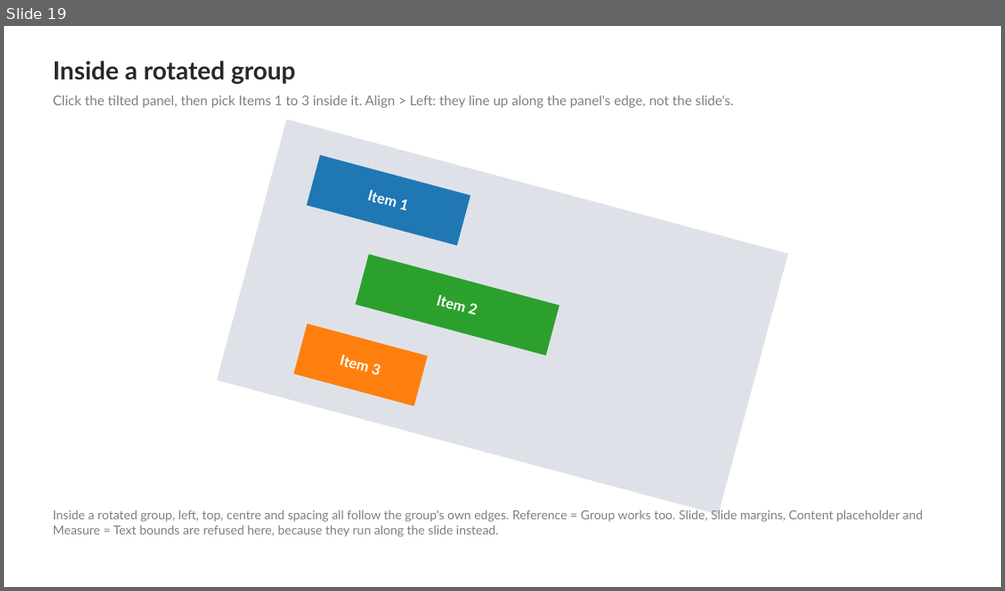
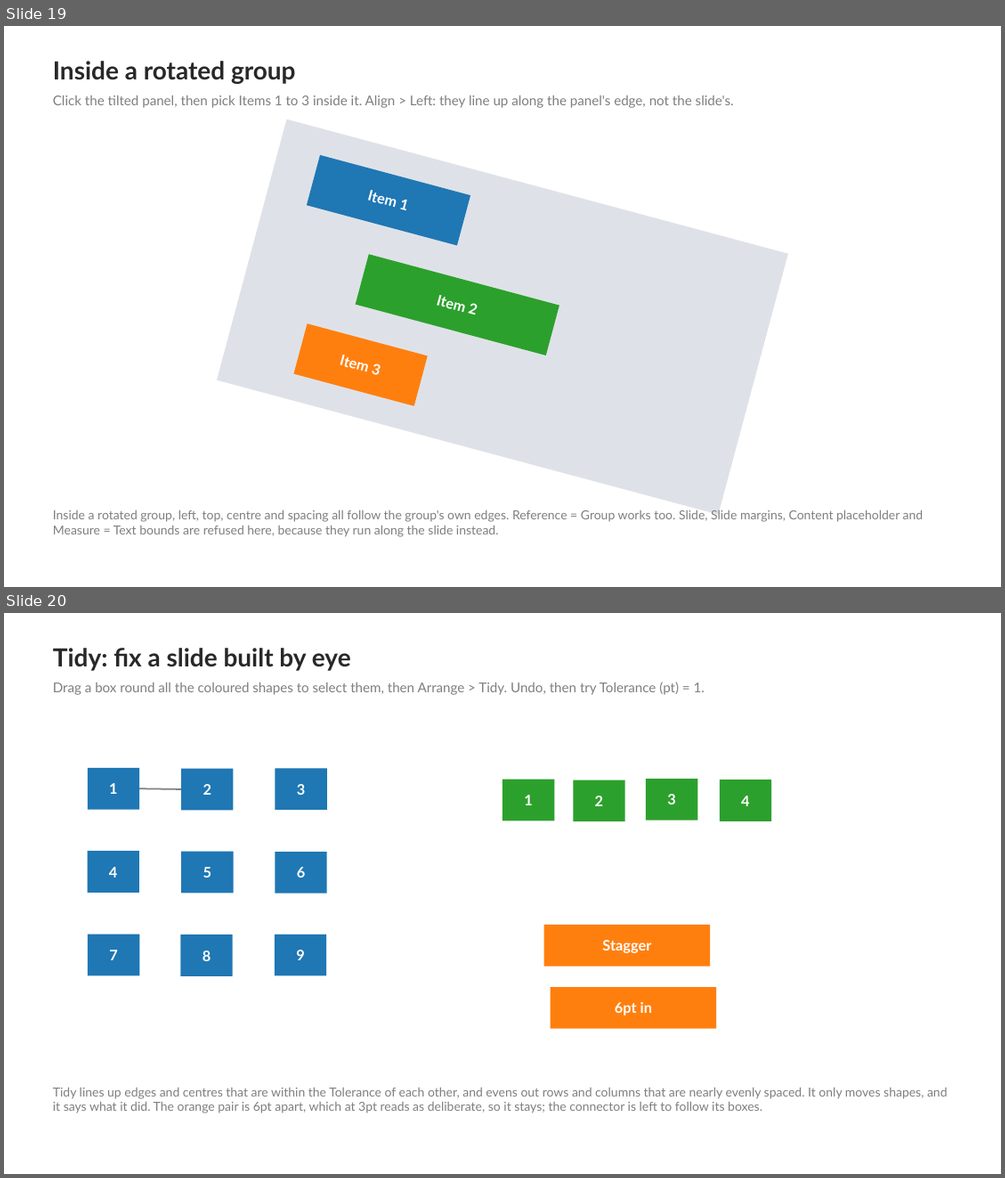
Before and after one commit to MrR1974/AlignPro, a slide deck: sample/AlignPro-Sample.pptx. Shown one above the other, each under a label of ours: slide 19 before the commit, slides 19 and 20 after it. The pictures are 1005x591 and 1005x1178 pixels, drawn with LibreOffice and Linux fonts; fonts in the diff are those of the drawing. Boxes give left, top, right and bottom in pixels: in the first picture for what was removed or moved away, otherwise in the second. Text is boxed around its words. In the diff, an @@ line names an element or a change of style, - is before the commit and + after.

```diff
--- a/sample/AlignPro-Sample.pptx
+++ b/sample/AlignPro-Sample.pptx
@@ slide 20 added at bbox=[4, 613, 1001, 1174], background #FFFFFF @@
@@ text added at bbox=[53, 648, 351, 671], 24 pt, text #282828, bold @@
+Tidy: fix a slide built by eye
@@ text added at bbox=[53, 682, 704, 695], 13 pt, text #7F7F7F @@
+Drag a box round all the coloured shapes to select them, then Arrange > Tidy. Undo, then try Tolerance (pt) = 1.
@@ rectangle added at bbox=[88, 768, 139, 810], fill #1F77B4, 14 pt, text #FFFFFF, bold @@
+1
@@ rectangle added at bbox=[181, 769, 233, 811], fill #1F77B4, 14 pt, text #FFFFFF, bold @@
+2
@@ rectangle added at bbox=[275, 769, 326, 811], fill #1F77B4, 14 pt, text #FFFFFF, bold @@
+3
@@ line added from (139, 788) to (181, 789), #7F7F7F 1.5 pt @@
@@ rectangle added at bbox=[502, 779, 554, 821], fill #2CA02C, 14 pt, text #FFFFFF, bold @@
+1
@@ rectangle added at bbox=[573, 779, 624, 821], fill #2CA02C, 14 pt, text #FFFFFF, bold @@
+2
@@ rectangle added at bbox=[646, 779, 697, 821], fill #2CA02C, 14 pt, text #FFFFFF, bold @@
+3
@@ rectangle added at bbox=[720, 779, 771, 821], fill #2CA02C, 14 pt, text #FFFFFF, bold @@
+4
@@ rectangle added at bbox=[87, 851, 138, 892], fill #1F77B4, 14 pt, text #FFFFFF, bold @@
+4
@@ rectangle added at bbox=[181, 852, 233, 893], fill #1F77B4, 14 pt, text #FFFFFF, bold @@
+5
@@ rectangle added at bbox=[275, 852, 326, 893], fill #1F77B4, 14 pt, text #FFFFFF, bold @@
+6
@@ rectangle added at bbox=[544, 925, 710, 966], fill #FF7F0E, 14 pt, text #FFFFFF, bold @@
+Stagger
@@ rectangle added at bbox=[88, 933, 139, 976], fill #1F77B4, 14 pt, text #FFFFFF, bold @@
+7
@@ rectangle added at bbox=[180, 934, 232, 976], fill #1F77B4, 14 pt, text #FFFFFF, bold @@
+8
@@ rectangle added at bbox=[275, 934, 326, 976], fill #1F77B4, 14 pt, text #FFFFFF, bold @@
+9
@@ rectangle added at bbox=[550, 987, 717, 1029], fill #FF7F0E, 14 pt, text #FFFFFF, bold @@
+6pt in
@@ text added at bbox=[53, 1087, 947, 1113], 12 pt, text #7F7F7F @@
+Tidy lines up edges and centres that are within the Tolerance of each other, and evens out rows and columns that are nearly evenly spaced. It only moves shapes, and it says what it did. The orange pair is 6pt apart, which at 3pt reads as deliberate, so it stays; the connector is left to follow its boxes.
```
Also in this commit, not shown: 18 other files.
